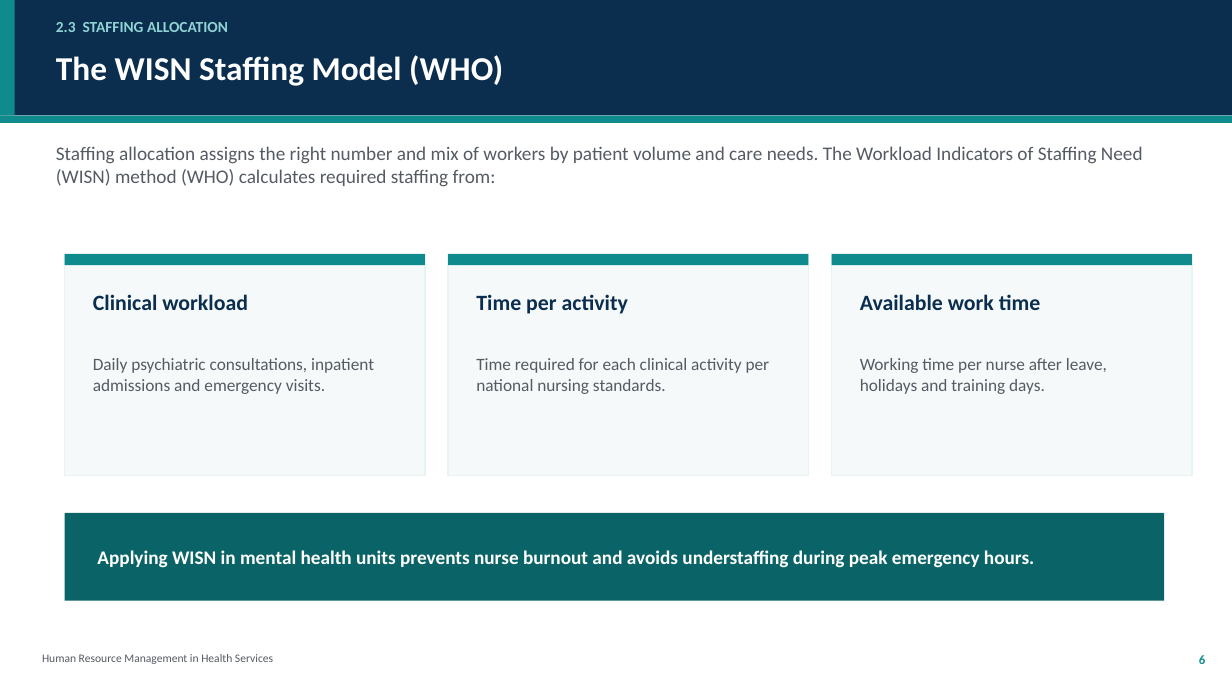
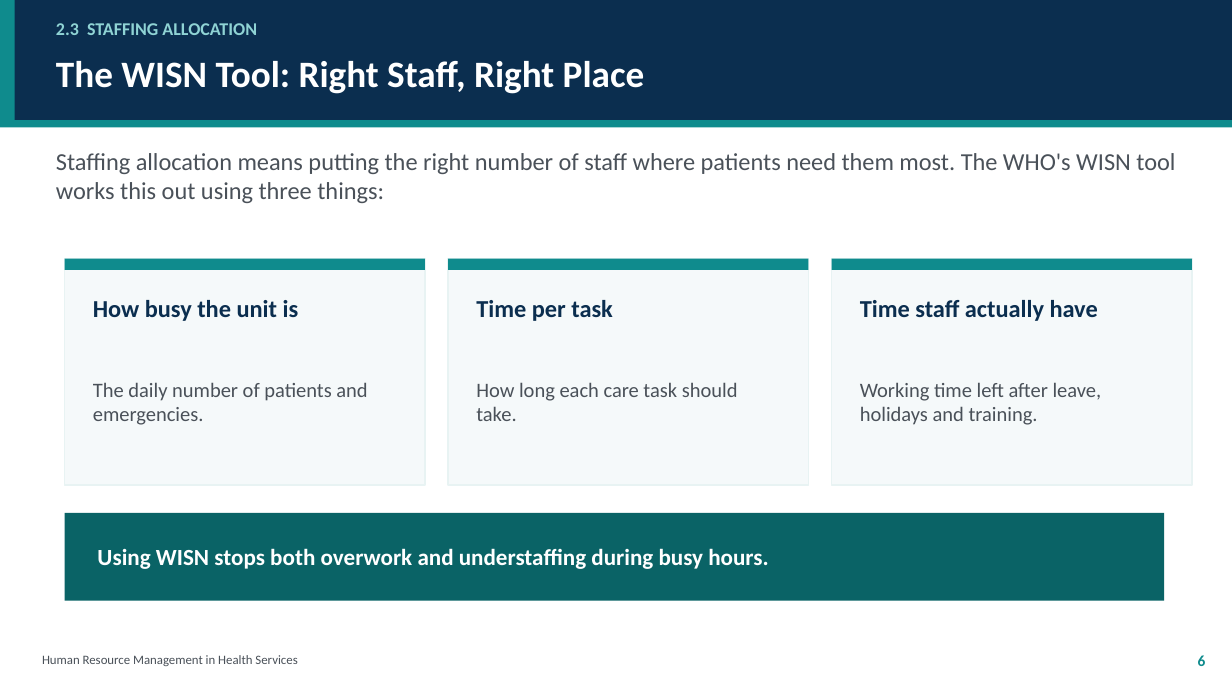
Before and after one commit to kwisanga-roger/mental-health-nurses-learning-helper, a slide deck: slide 6 of HRM_in_Health_Services_Group2.pptx. Drawn at 1232x693 pixels with LibreOffice and Linux fonts; fonts in the diff are those of the drawing. Boxes give left, top, right and bottom in pixels: in the first picture for what was removed or moved away, otherwise in the second. Text is boxed around its words. In the diff, an @@ line names an element or a change of style, - is before the commit and + after.

```diff
--- a/HRM_in_Health_Services_Group2.pptx
+++ b/HRM_in_Health_Services_Group2.pptx
@@ rectangle: place and size @@
-rectangle at <box>0,0,1232,116</box>
+rectangle at <box>0,0,1232,120</box>
@@ rectangle: place and size @@
-rectangle at <box>0,0,15,116</box>
+rectangle at <box>0,0,15,120</box>
@@ text "2.3 STAFFING ALLOCATION" at <box>56,23,257,35</box>: size 12 to 14 pt @@
@@ text at <box>56,61,645,94</box>: text changed; size 26 to 29 pt @@
-The WISN Staffing Model (WHO)
+The WISN Tool: Right Staff, Right Place
@@ text at <box>56,153,1175,203</box>: text changed; size 15 to 19 pt; text colour #555B63 to #4A5159 @@
-Staffing allocation assigns the right number and mix of workers by patient volume and care needs. The Workload Indicators of Staffing Need (WISN) method (WHO) calculates required staffing from:
+Staffing allocation means putting the right number of staff where patients need them most. The WHO's WISN tool works this out using three things:
@@ rectangle: place and size @@
-rectangle at <box>65,254,425,476</box>
+rectangle at <box>65,259,425,485</box>
@@ rectangle: place and size @@
-rectangle at <box>448,254,809,476</box>
+rectangle at <box>448,259,809,485</box>
@@ 4 rectangles: place and size @@
-4 rectangles at <box>0,116,1232,265</box>
+4 rectangles at <box>0,120,1232,270</box>
@@ rectangle: place and size @@
-rectangle at <box>832,254,1192,476</box>
+rectangle at <box>832,259,1192,485</box>
@@ text at <box>93,300,299,321</box>: text changed; size 17 to 19 pt @@
-Clinical workload
+How busy the unit is
@@ text at <box>476,300,613,321</box>: text changed; size 17 to 19 pt @@
-Time per activity
+Time per task
@@ text at <box>860,300,1098,321</box>: text changed; size 17 to 19 pt @@
-Available work time
+Time staff actually have
@@ text at <box>93,382,367,425</box>: text changed; size 13.5 to 16 pt; text colour #555B63 to #4A5159 @@
-Daily psychiatric consultations, inpatient admissions and emergency visits.
+The daily number of patients and emergencies.
@@ text at <box>476,382,738,421</box>: text changed; size 13.5 to 16 pt; text colour #555B63 to #4A5159 @@
-Time required for each clinical activity per national nursing standards.
+How long each care task should take.
@@ text at <box>860,382,1102,425</box>: text changed; size 13.5 to 16 pt; text colour #555B63 to #4A5159 @@
-Working time per nurse after leave, holidays and training days.
+Working time left after leave, holidays and training.
@@ text at <box>97,548,768,569</box>: text changed; size 15 to 18 pt @@
-Applying WISN in mental health units prevents nurse burnout and avoids understaffing during peak emergency hours.
+Using WISN stops both overwork and understaffing during busy hours.
@@ text "Human Resource Management in Health ..." at <box>42,655,297,666</box>: size 9 to 10 pt, text colour #555B63 to #4A5159 @@
@@ text "6" at <box>1198,655,1206,666</box>: size 10 to 12 pt @@
```
Also in this commit, not shown: 11 other slides changed, 3 slides added, 3 slides removed.
